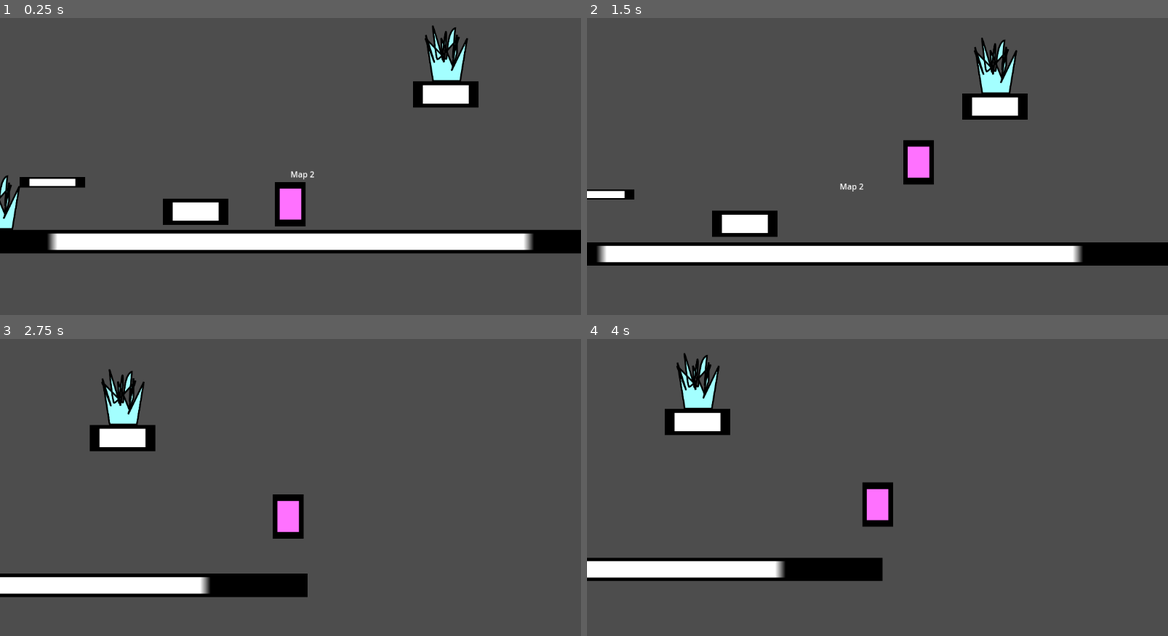
Above: before the commit, frames 1-4 (two rows, left to right).
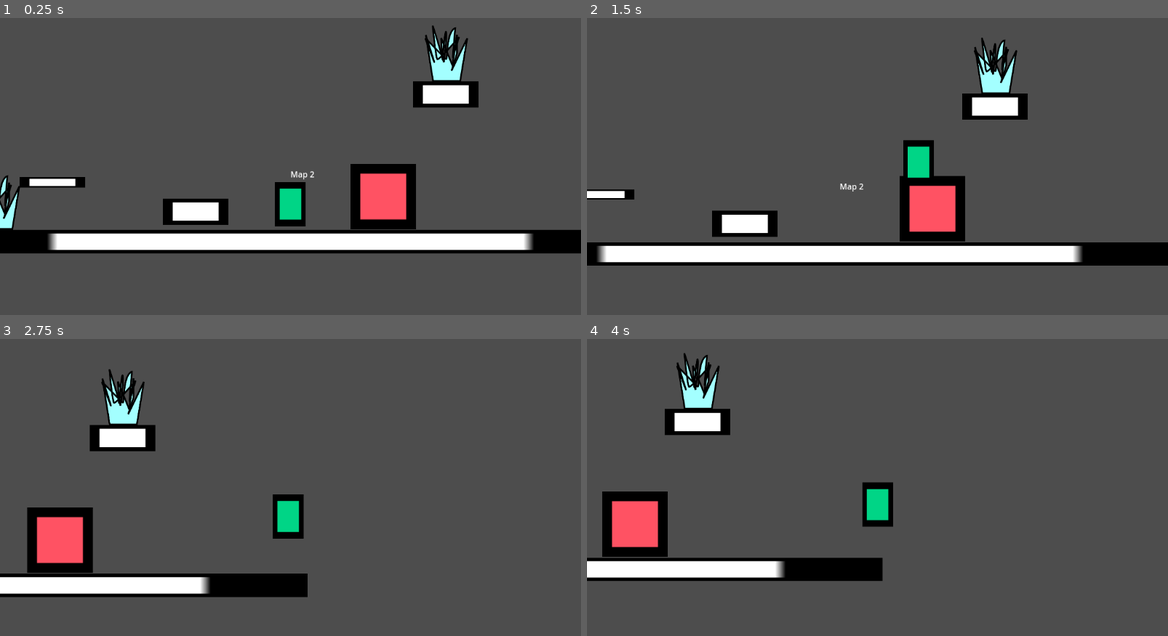
Above: after the commit, the same moments.

Repository: eumppe/MapleStory-Physics
Game: Godot game, scene res://Scenes/test_scene2.tscn
Two runs of this game, one before a commit and one after it. Both use one fixed random seed, a clock stepped at 60 frames per second and the inputs below. This scene is started directly instead of the project's main scene.
Inputs:
- Up to frame 1 (0.25 s): no input
- Up to frame 2 (1.5 s): hold F (jump) 0.53-1.28 s; hold Right (key_right) from 0.53 s (still down); tap F (jump) at 1.35 s
- Up to frame 3 (2.75 s): tap F (jump) at 1.52, 1.82 s; release Right (key_right) at 2.03 s; hold Left (key_left) from 2.03 s (still down); hold F (jump) from 2.03 s (still down)
- Up to frame 4 (4 s): release Left (key_left) at 2.78 s; release F (jump) at 2.78 s; hold Right (key_right) from 2.78 s (still down); tap F (jump) at 2.85, 3.02, 3.32 s; hold F (jump) from 3.53 s (still down)

The runs differ from the first frame. In frame 1, 2.9% of the frame differs, in the area x 48-72%, y 49-72%; in frame 2, 2.8%; in frame 3, 2.9%, in the area x 4-52%, y 54-79%; in frame 4, 2.9%.

Commit message:
몸박 데미지 구현

Diff:
--- /dev/null
+++ b/Scenes/Attacks/Attack.tscn
@@ -0,0 +1,6 @@
+[gd_scene load_steps=2 format=3 uid="uid://bo6tguwypsvl3"]
+
+[ext_resource type="Script" uid="uid://bvktvodfq00fd" path="res://Scenes/Attacks/attack.gd" id="1_6ag0j"]
+
+[node name="Attack" type="Node2D"]
+script = ExtResource("1_6ag0j")
--- /dev/null
+++ b/Scenes/Attacks/attack.gd
@@ -0,0 +1,11 @@
+extends Node2D
+class_name Attack
+
+# Called when the node enters the scene tree for the first time.
+func _ready() -> void:
+	pass # Replace with function body.
+
+
+# Called every frame. 'delta' is the elapsed time since the previous frame.
+func _process(delta: float) -> void:
+	pass
--- /dev/null
+++ b/Scenes/monster.gd
@@ -0,0 +1,34 @@
+extends Node2D
+
+@export var damage : int = 10
+
+
+# Called when the node enters the scene tree for the first time.
+func _ready() -> void:
+	pass # Replace with function body.
+
+
+# Called every frame. 'delta' is the elapsed time since the previous frame.
+func _process(delta: float) -> void:
+	pass
+
+
+func _on_area_2d_body_entered(body: Node2D) -> void:
+	if body is Attack:
+		pass
+	elif body is Player:
+		body.invincible_timeout.connect(body_hit)
+		body_hit(body)
+	return
+
+
+func body_hit(player: Player):
+	player.get_body_damage(damage)
+
+func _on_area_2d_body_exited(body: Node2D) -> void:
+	if body is not Player:
+		return
+	stop_body_hit(body)
+
+func stop_body_hit(player: Player):
+	player.invincible_timeout.disconnect(body_hit)
--- a/Scenes/monster.tscn
+++ b/Scenes/monster.tscn
@@ -1,3 +1,24 @@
-[gd_scene format=3 uid="uid://p5idksu1nfw0"]
+[gd_scene load_steps=4 format=3 uid="uid://p5idksu1nfw0"]
+
+[ext_resource type="Script" uid="uid://dffhbn032127k" path="res://Scenes/monster.gd" id="1_i44lo"]
+[ext_resource type="Texture2D" uid="uid://g2axgoklwhv6" path="res://Sprites/rect2.png" id="1_xhoai"]
+
+[sub_resource type="RectangleShape2D" id="RectangleShape2D_i44lo"]
+size = Vector2(92, 94)
 
 [node name="Monster" type="Node2D"]
+script = ExtResource("1_i44lo")
+
+[node name="Sprite2D" type="Sprite2D" parent="."]
+modulate = Color(1, 0.32156864, 0.3882353, 1)
+texture = ExtResource("1_xhoai")
+
+[node name="Area2D" type="Area2D" parent="."]
+collision_layer = 8
+collision_mask = 18
+
+[node name="CollisionShape2D" type="CollisionShape2D" parent="Area2D"]
+shape = SubResource("RectangleShape2D_i44lo")
+
+[connection signal="body_entered" from="Area2D" to="." method="_on_area_2d_body_entered"]
+[connection signal="body_exited" from="Area2D" to="." method="_on_area_2d_body_exited"]
--- a/Scenes/player.tscn
+++ b/Scenes/player.tscn
@@ -27,7 +27,7 @@
 script = ExtResource("1_cvnsp")
 
 [node name="AnimatedSprite2D" type="AnimatedSprite2D" parent="."]
-modulate = Color(1, 0.44313726, 1, 1)
+modulate = Color(0, 0.83503026, 0.52614725, 1)
 z_index = 1
 position = Vector2(0, 1)
 scale = Vector2(0.46923077, 0.6769231)
@@ -45,3 +45,7 @@
 shape = SubResource("RectangleShape2D_6t5aa")
 target_position = Vector2(0, 0.43289948)
 max_results = 1
+
+[node name="invincible_body_timer" type="Timer" parent="."]
+
+[connection signal="timeout" from="invincible_body_timer" to="." method="_on_invincible_body_timer_timeout"]
--- a/Scenes/test_scene2.tscn
+++ b/Scenes/test_scene2.tscn
@@ -1,7 +1,8 @@
-[gd_scene load_steps=5 format=3 uid="uid://bvqef1dfwegyq"]
+[gd_scene load_steps=6 format=3 uid="uid://bvqef1dfwegyq"]
 
 [ext_resource type="PackedScene" uid="uid://coglbt6idslky" path="res://Scenes/ground.tscn" id="2_c3gko"]
 [ext_resource type="PackedScene" uid="uid://b2ubs8h746fqj" path="res://Scenes/portal.tscn" id="3_50rrl"]
+[ext_resource type="PackedScene" uid="uid://p5idksu1nfw0" path="res://Scenes/monster.tscn" id="4_50rrl"]
 [ext_resource type="PackedScene" uid="uid://d4itgiv7b081u" path="res://Scenes/player.tscn" id="4_c3gko"]
 
 [sub_resource type="WorldBoundaryShape2D" id="WorldBoundaryShape2D_r5l72"]
@@ -59,3 +60,7 @@
 offset_right = 40.0
 offset_bottom = 23.0
 text = "Map 2"
+
+[node name="Monster" parent="." instance=ExtResource("4_50rrl")]
+position = Vector2(184, 56)
+damage = null
--- a/Scripts/player.gd
+++ b/Scripts/player.gd
@@ -4,7 +4,6 @@
 signal down_jump_ended
 signal up_pressed
 
-#TODO
 const SPEED = 300.0
 const FRICTION_POW = 200.0
 const MOVE_ACCEL = 1600
@@ -56,6 +55,26 @@
 	down_jump_ended.emit()
 	for dict in down_jump_ended.get_connections():
 		down_jump_ended.disconnect(dict.callable)
+
+
+var hp: int = 100 # TODO: Get, Set
+var body_invincible : bool = false
+
+signal invincible_timeout(player: Player)
+@onready var invincible_body_timer: Timer = $invincible_body_timer
+func _on_invincible_body_timer_timeout() -> void:
+	body_invincible= false # Replace with function body.
+	invincible_timeout.emit(self)
+
+func get_body_damage(damage: int):
+	if body_invincible:
+		return
+	hp -= damage
+	print(hp)
+	invincible_body_timer.start()
+
+func get_attack_damage(damage: int):
+	pass
 
 var face = 1
 var air_jump_count = 0
--- a/project.godot
+++ b/project.godot
@@ -60,6 +60,15 @@
 ]
 }
 
+[layer_names]
+
+2d_physics/layer_1="ground"
+2d_physics/layer_2="player"
+2d_physics/layer_3="portal"
+2d_physics/layer_4="monster"
+2d_physics/layer_5="player_attack"
+2d_physics/layer_6="monster_attack"
+
 [rendering]
 
 renderer/rendering_method="gl_compatibility"
Not shown, added: Scenes/Attacks/attack.gd.uid
Not shown, added: Scenes/monster.gd.uid
